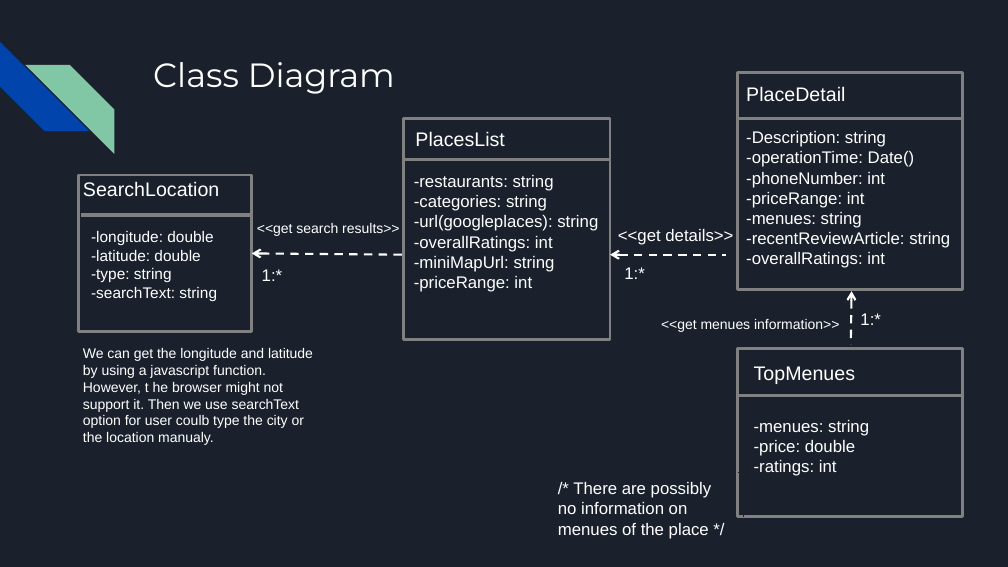
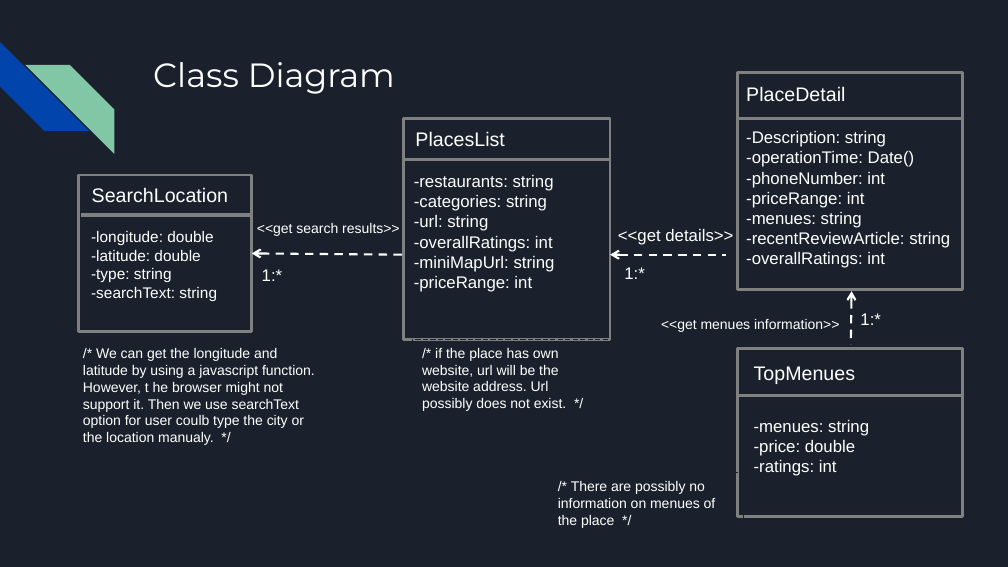
Before and after one commit to brianj-kim/ENSE-374-Project, a slide deck: slide 5 of Milestone#2 Reportouts/Milestone 2 report (WIP).pptx. Drawn at 1008x567 pixels with LibreOffice and Linux fonts; fonts in the diff are those of the drawing. Boxes give left, top, right and bottom in pixels: in the first picture for what was removed or moved away, otherwise in the second. Text is boxed around its words. In the diff, an @@ line names an element or a change of style, - is before the commit and + after.

Commit message:
modify calss diagram

```diff
--- a/Milestone#2 Reportouts/Milestone 2 report (WIP).pptx
+++ b/Milestone#2 Reportouts/Milestone 2 report (WIP).pptx
@@ text "SearchLocation": place and size @@
-text "SearchLocation" at [83,181,219,197]
+text "SearchLocation" at [92,187,228,203]
@@ text at [414,215,488,231]: text changed @@
--url(googleplaces): string
+-url: string
@@ text in rectangle at [83,348,315,445]: text changed @@
-We can get the longitude and latitude by using a javascript function. However, t he browser might not support it. Then we use searchText option for user coulb type the city or the location manualy.
+/* We can get the longitude and latitude by using a javascript function. However, t he browser might not support it. Then we use searchText option for user coulb type the city or the location manualy. */
@@ rectangle added at [412,340,608,417], outline #1B212C 0.75 pt dashed, 10 pt, text #FFFFFF @@
+/* if the place has own website, url will be the website address. Url possibly does not exist. */
@@ rectangle "/* There are possibly no ...": place and size @@
-rectangle "/* There are possibly no ..." at [548,473,744,544]
+rectangle "/* There are possibly no ..." at [548,473,744,534]
@@ rectangle "/* There are possibly no ..." at [548,473,744,534]: size 12 to 10 pt @@
```
